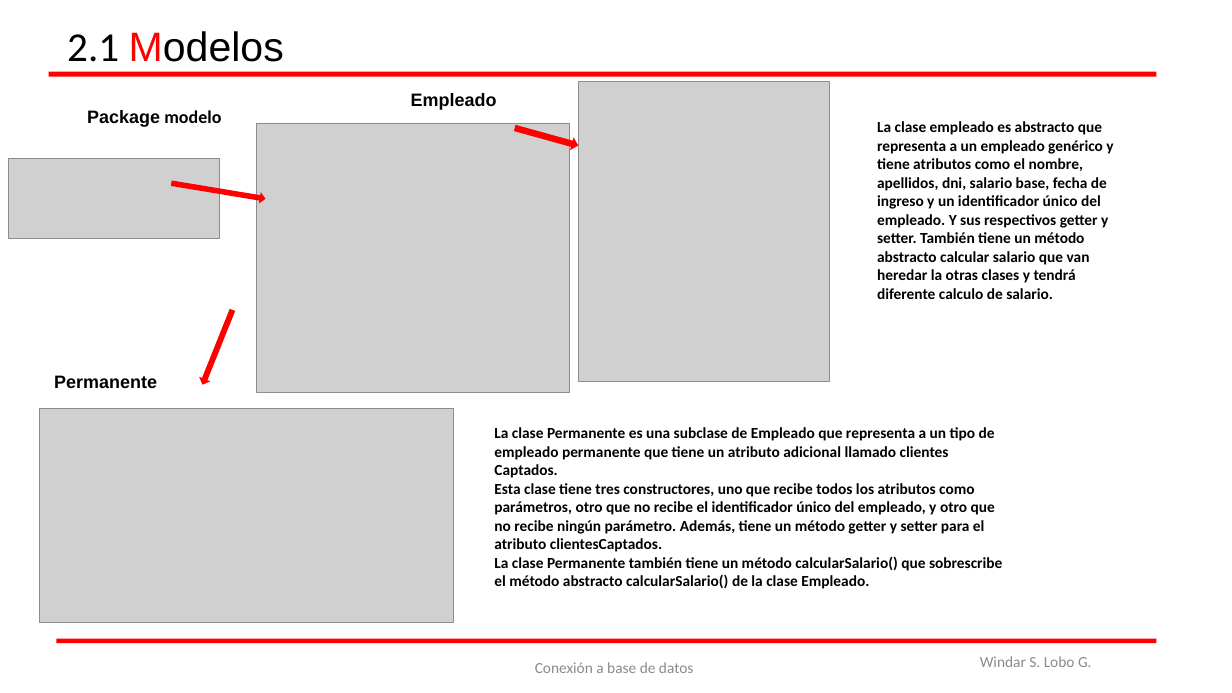
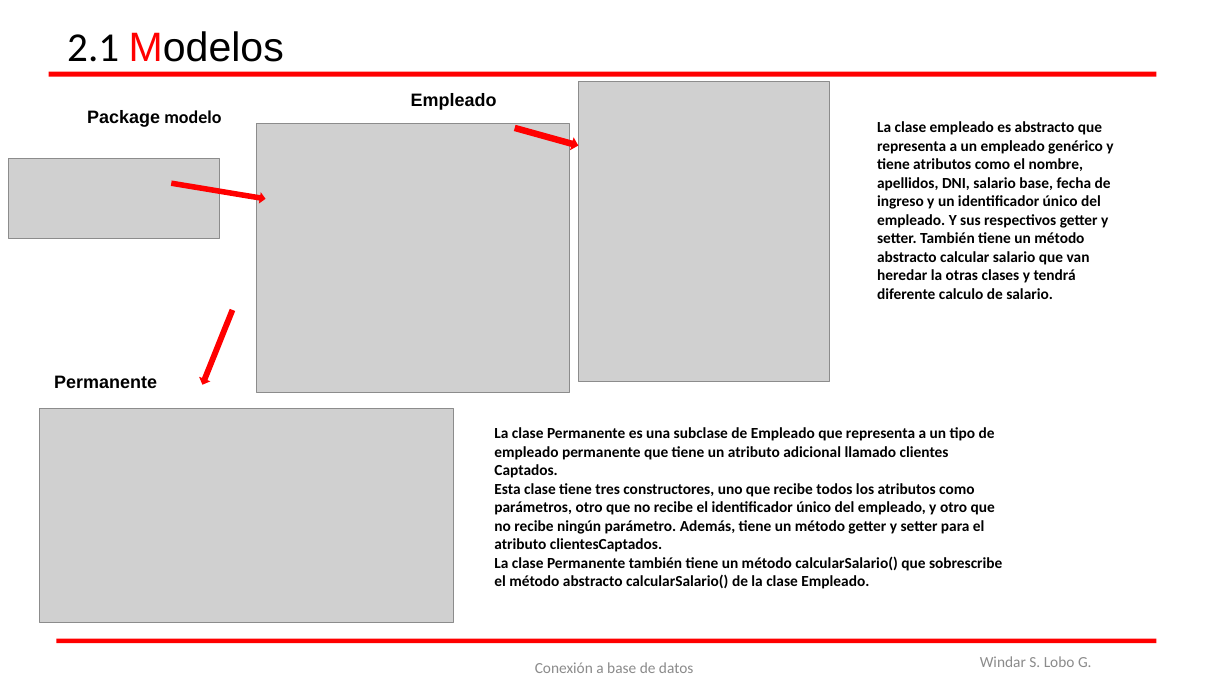
Before and after one commit to WindaLobo/Programacion, a slide deck: slide 7 of Programacion_3_Evaluacion/ConexionSql/BaseDeDatos.pptx. Drawn at 1232x693 pixels with LibreOffice and Linux fonts; fonts in the diff are those of the drawing; grey boxes stand for pictures. Boxes give left, top, right and bottom in pixels: in the first picture for what was removed or moved away, otherwise in the second. Text is boxed around its words. In the diff, an @@ line names an element or a change of style, - is before the commit and + after.

Commit message:
Actualización de base de datos

```diff
--- a/Programacion_3_Evaluacion/ConexionSql/BaseDeDatos.pptx
+++ b/Programacion_3_Evaluacion/ConexionSql/BaseDeDatos.pptx
@@ text at (x1=877, y1=121, x2=1113, y2=299): text changed @@
-La clase empleado es abstracto que representa a un empleado genérico y tiene atributos como el nombre, apellidos, dni, salario base, fecha de ingreso y un identificador único del empleado. Y sus respectivos getter y setter. También tiene un método abstracto calcular salario que van heredar la otras clases y tendrá diferente calculo de salario.
+La clase empleado es abstracto que representa a un empleado genérico y tiene atributos como el nombre, apellidos, DNI, salario base, fecha de ingreso y un identificador único del empleado. Y sus respectivos getter y setter. También tiene un método abstracto calcular salario que van heredar la otras clases y tendrá diferente calculo de salario.
```
Also in this commit, not shown: 7 other slides changed, 9 other files.
